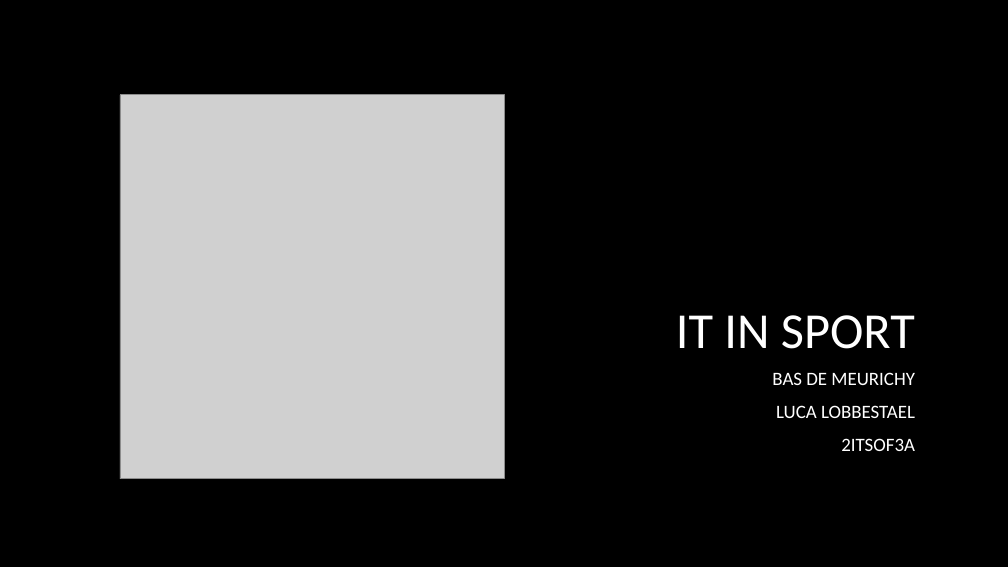
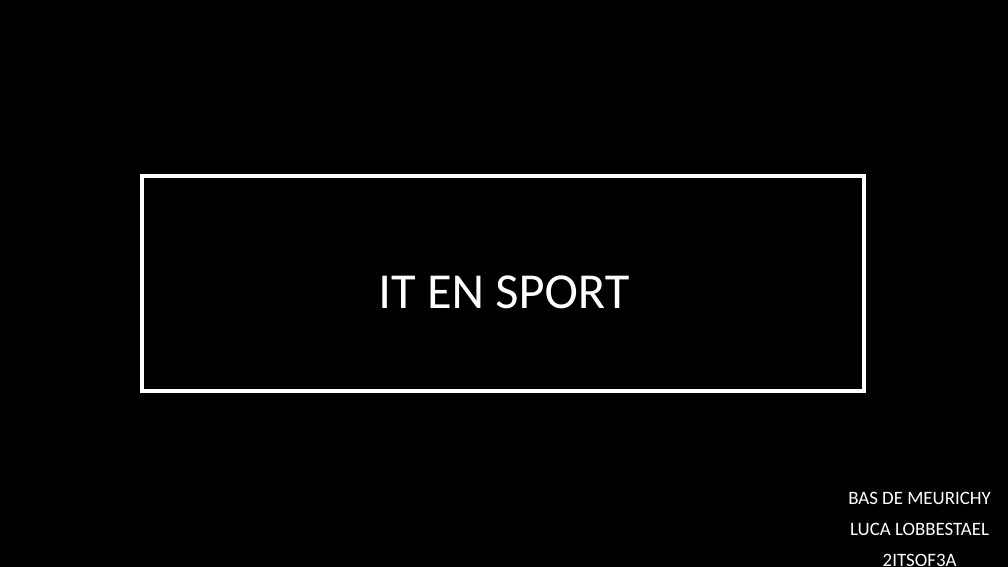
Before and after one commit to BasDM/PresentatiePM, a slide deck: slide 1 of Presentatie_powerpoint.pptx. Drawn at 1008x567 pixels with LibreOffice and Linux fonts; fonts in the diff are those of the drawing; grey boxes stand for pictures; background and template pictures are left out. Boxes give left, top, right and bottom in pixels: in the first picture for what was removed or moved away, otherwise in the second. Text is boxed around its words. In the diff, an @@ line names an element or a change of style, - is before the commit and + after.

Commit message:
Update text first-bullet [IT in sportscholen] + Update pwp

```diff
--- a/Presentatie_powerpoint.pptx
+++ b/Presentatie_powerpoint.pptx
@@ picture removed at [120, 95, 504, 479] @@
@@ rectangle added at [141, 175, 864, 391], fill #000000 at 70% opacity, outline #FFFFFF 4 pt @@
@@ title at [378, 275, 629, 309]: text changed @@
-IT IN SPORT
+IT EN SPORT
@@ subtitle "BAS DE MEURICHY": place and size @@
-subtitle "BAS DE MEURICHY" at [772, 372, 915, 451]
+subtitle "BAS DE MEURICHY" at [848, 491, 990, 566]
@@ subtitle "BAS DE MEURICHY" at [848, 491, 990, 566]: alignment right to centre; line spacing 1 to 0.9 @@
```
Also in this commit, not shown: 1 other slide changed, 5 slides added, 4 slides removed, 1 other file.
